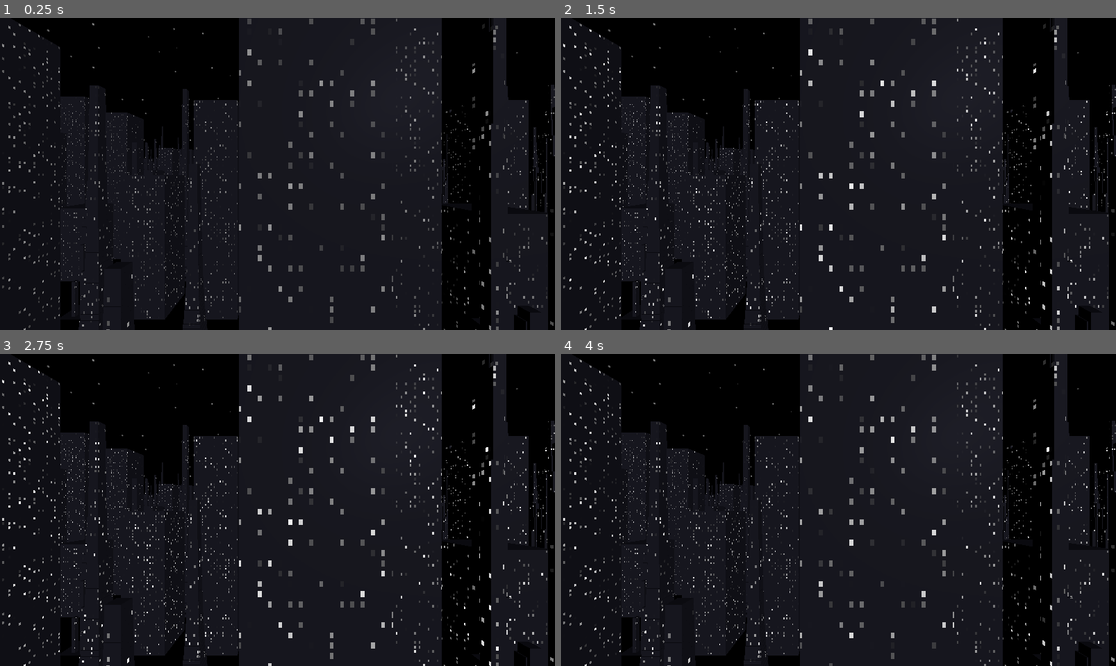
Above: before the commit, frames 1-4 (two rows, left to right).
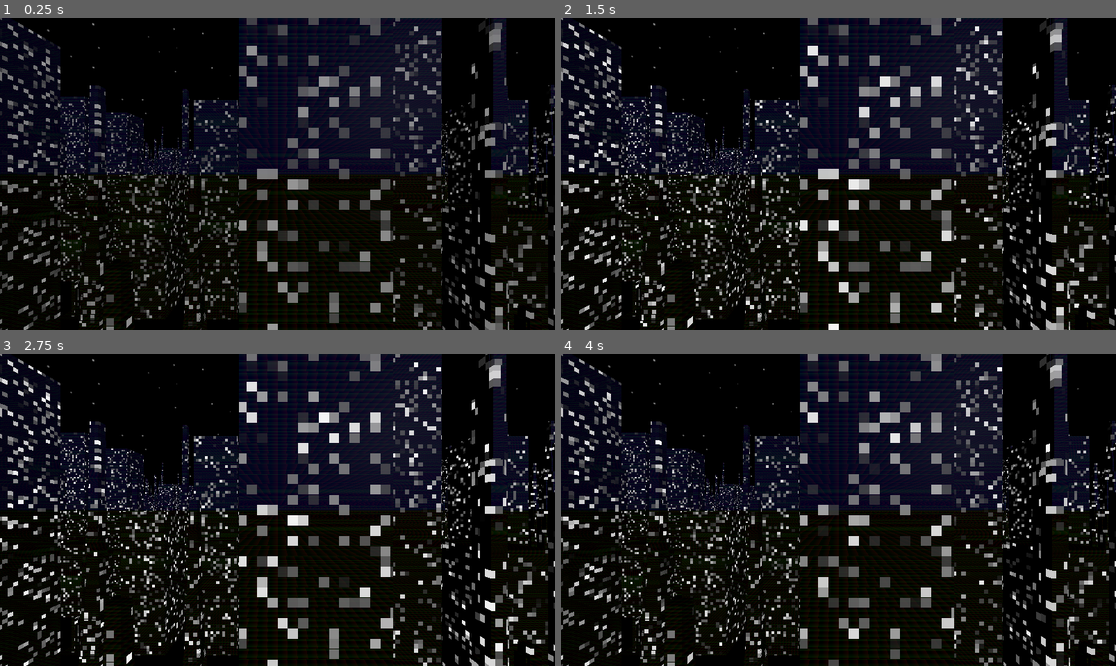
Above: after the commit, the same moments.

Repository: jeh8035/IGME531-Project-1
Game: Godot game, scene res://main.tscn
The game is run twice, just before and just after one commit, with the same random seed, the same clock (stepped at 60 frames per second) and the same inputs.
Inputs (mouse positions are in pixels of both pictures, inside the frame that each line leads up to):
- Up to frame 1 (0.25 s): no input
- Up to frame 2 (1.5 s): move the mouse to (960, 158) at 0.52 s; click (960, 158) at 0.67 s; tap Enter at 1.25 s; move the mouse to (727, 189) at 1.27 s; click (727, 189) at 1.42 s
- Up to frame 3 (2.75 s): tap Space (__debug_camera_up) at 2 s; move the mouse to (333, 441) at 2.02 s; click (333, 441) at 2.17 s
- Up to frame 4 (4 s): move the mouse to (810, 572) at 2.77 s; click (810, 572) at 2.92 s; move the mouse to (1005, 556) at 3.52 s; click (1005, 556) at 3.67 s

The runs differ from the first frame. In frame 1, 38% of the frame differs, in the area x 0-100%, y 0-100%; in frame 2, 39%; in frame 3, 39%; in frame 4, 38%.

Commit message:
Start of parallax

Diff:
--- a/materials/building_shader.tres
+++ b/materials/building_shader.tres
@@ -24,6 +24,9 @@
 uniform vec3 uv1_scale;
 uniform vec3 uv1_offset;
 
+varying vec3 obj_vertex;
+varying flat vec3 obj_cam;
+
 void vertex() {
 	vec3 normal = MODEL_NORMAL_MATRIX * NORMAL;
 
@@ -42,6 +45,12 @@
 	uv1_triplanar_pos = (MODEL_MATRIX * vec4(VERTEX, 1.0)).xyz * uv1_scale + uv1_offset;
 	uv1_power_normal /= dot(uv1_power_normal, vec3(1.0));
 	uv1_triplanar_pos *= vec3(1.0, -1.0, 1.0);
+
+	// For interior mapping
+	obj_vertex = uv1_triplanar_pos;
+	obj_cam = inverse(MODELVIEW_MATRIX)[3].xyz;
+	obj_cam = (MODEL_MATRIX * vec4(obj_cam, 1.0)).xyz * uv1_scale + uv1_offset;
+	obj_cam *= vec3(1.0, -1.0, 1.0);
 }
 
 vec4 triplanar_texture(sampler2D p_sampler, vec3 p_weights, vec3 p_triplanar_pos) {
@@ -77,6 +86,8 @@
 	vec3 random_seed = vec3(round(uv1_triplanar_pos.x - 0.5), round(uv1_triplanar_pos.y - 0.5), round(uv1_triplanar_pos.z - 0.5));
 	float random_window_val = random3(random_seed);
 
+	const vec2 WINDOW_SIZE = vec2(1.0, 1.0);
+
 	// Make emissive windows
 	bool is_window =
 		// Turn off some windows
@@ -84,15 +95,33 @@
 		// No windows on top/bottom faces
 		(INV_VIEW_MATRIX * vec4(NORMAL.xyz, 0.0)).y < 0.2 &&
 		// Window size
-		(uv_tex.x > 0.30 && uv_tex.x < 0.7 &&
-		uv_tex.y > 0.20 && uv_tex.y < 0.8);
+		(uv_tex.x > (0.50 - WINDOW_SIZE.x/2.0) &&
+			uv_tex.x < (0.5 + WINDOW_SIZE.x/2.0) &&
+			uv_tex.y > (0.5 - WINDOW_SIZE.y/2.0) &&
+			uv_tex.y < (0.5 + WINDOW_SIZE.y/2.0));
 	float window_intensity = random1(random_window_val);
 	window_intensity *= (0.5 + sin(TIME * random1_alt(random_window_val))/2.0);
 	EMISSION = vec3(float(is_window) * window_intensity);
 
+	// Interior mapping
+	const float FLOOR_HEIGHT = 1.0;
+	vec3 cam2pix = obj_vertex - obj_cam;
+	float ceiling_y;
+	float blue;
+	if (cam2pix.y > 0.0) {
+		ceiling_y = ceil(obj_vertex.y / FLOOR_HEIGHT) * FLOOR_HEIGHT;
+		blue = 0.0;
+	} else {
+		ceiling_y = (ceil(obj_vertex.y / FLOOR_HEIGHT) - 1.0) * FLOOR_HEIGHT;
+		blue = 1.0;
+	}
+	float t = (ceiling_y - obj_cam.y) / cam2pix.y;
+	vec2 interior_texcoord = obj_cam.xz + t * cam2pix.xz;
+	ALBEDO = vec3(fract(interior_texcoord), blue);
 
-	// Basic material stuff below:
-	ALBEDO = albedo.xyz;
+	// Basic material stuff below
+
+	//ALBEDO = albedo.xyz;
 	//ALBEDO = vec3(random_seed.x, random_seed.y, 0.0);//albedo.xyz;
 
 	float metallic_tex = dot(triplanar_texture(texture_metallic, uv1_power_normal, uv1_triplanar_pos), metallic_texture_channel);
